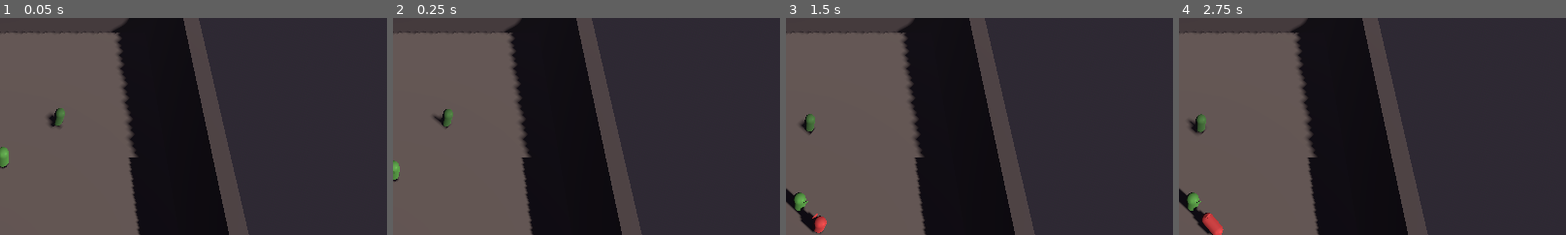
Above: before the commit, frames 1-4 (left to right).
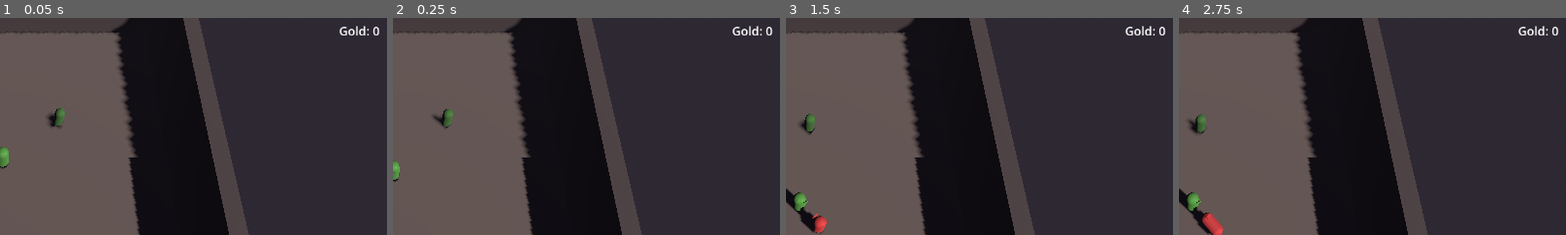
Above: after the commit, the same moments.

Repository: TAgents/orcs-lair
Game: Godot game, scene res://scenes/lair.tscn
Same seed, same stepped clock (60 frames per second), same inputs: the game is played once before the commit and once after it.
Inputs (mouse positions are % of the whole screen's width and height, from its top left):
- Up to frame 1 (0.05 s): no input
- Up to frame 2 (0.25 s): no input
- Up to frame 3 (1.5 s): move the mouse to (72, 45) at 0.52 s; hold D (move_right) 0.53-1.28 s; tap J (attack) at 0.6 s; move the mouse to (30, 55) at 1.27 s; hold S (move_back) from 1.28 s (still down); click (30, 55) at 1.35 s
- Up to frame 4 (2.75 s): move the mouse to (60, 28) at 2.02 s; release S (move_back) at 2.03 s; hold D (move_right) from 2.03 s (still down); hold 1 (build_select_1) from 2.03 s (still down)
The pictures show only the part of the screen within x 50-99%, y 1-51%; the shares and areas given below are measured in that part.

The runs differ from the first frame. In frame 1, 0.2% of the frame differs, in the area x 87-98%, y 3-9%; in frame 2, 0.2%; in frame 3, 0.2%; in frame 4, 0.2%.

Commit message:
feat(economy): treasury rooms generate gold
First room effect: a Treasury with an assigned worker (state=WORKING)
ticks +1 gold/sec into a new Economy autoload. HUD top-right shows the
running counter. Other room types (Sleeping, Training) stay placeholders
until their effects land — Treasury alone proves the build → assign →
payoff loop is wired up.

Implementation
- scripts/economy.gd                — Economy autoload: gold (int),
                                       gold_changed signal, fractional
                                       add_gold accumulator (so 1g/s at
                                       60Hz physics rounds cleanly), reset()
- project.godot                     — register Economy as autoload
- scripts/build/placed_room.gd      — _process tick: if TREASURY and
                                       worker is at WORKING state,
                                       Economy.add_gold(1.0 * delta)
- scenes/ui/hud.tscn + hud.gd       — top-right "Gold: N" label, listens
                                       to Economy.gold_changed
- scripts/test/scenario_runner.gd   — Economy.reset() on scenario start
                                       (so prior runs don't leak),
                                       gold_gte / gold_eq pass criteria,
                                       gold field in result JSON

Test
- scenarios/economy.json — places 1 Treasury, expects gold>=5 by t=10s.
  Worker takes ~2s to walk over, then ticks for ~8s = 8 gold (verified).
- .github/workflows/ci.yml + scenarios/README.md updated.

All 8 scenarios pass deterministically.

Co-Authored-By: Claude Opus 4.7 (1M context) <noreply@anthropic.com>

Diff:
--- a/project.godot
+++ b/project.godot
@@ -18,6 +18,7 @@
 [autoload]
 
 Game="*res://scripts/game.gd"
+Economy="*res://scripts/economy.gd"
 
 [input]
 
--- /dev/null
+++ b/scenarios/economy.json
@@ -0,0 +1,21 @@
+{
+	"name": "economy",
+	"description": "Phase 2 economy: place a Treasury (room_type=2), worker auto-assigns and walks to it (~2-3s), Treasury then ticks +1 gold/sec per assigned worker. Pass = at least 5 gold accumulated by t=10s. Tolerates worker travel time and per-frame fractional accumulation.",
+	"seed": 271,
+	"max_duration_s": 10,
+	"champion": {
+		"max_hp": 100,
+		"damage": 14,
+		"move_speed": 5.0
+	},
+	"raiders": [],
+	"inputs": [
+		{"t": 0.5, "call": "BuildController.place_at_xy", "args": [-2, -3, 2], "note": "place Treasury, worker should walk over"}
+	],
+	"pass_criteria": {
+		"champion_alive": true,
+		"rooms_placed_eq": 1,
+		"workers_at_rooms_eq": 1,
+		"gold_gte": 5
+	}
+}
--- a/scenes/ui/hud.tscn
+++ b/scenes/ui/hud.tscn
@@ -34,6 +34,17 @@
 horizontal_alignment = 1
 vertical_alignment = 1
 
+[node name="GoldLabel" type="Label" parent="Root"]
+anchor_left = 1.0
+anchor_right = 1.0
+offset_left = -200.0
+offset_top = 12.0
+offset_right = -16.0
+offset_bottom = 40.0
+text = "Gold: 0"
+horizontal_alignment = 2
+theme_override_font_sizes/font_size = 18
+
 [node name="BuildLabel" type="Label" parent="Root"]
 visible = false
 offset_left = 16.0
--- a/scripts/build/placed_room.gd
+++ b/scripts/build/placed_room.gd
@@ -4,6 +4,14 @@
 # A placed room in the world. Tracks the room type, footprint, and a single
 # assigned worker (capacity 1 for now). Workers self-assign on placement;
 # UI-driven reassignment is a future PR.
+#
+# Per-tick effects (Phase 2 economy slice):
+#   TREASURY  : +TREASURY_GOLD_PER_SEC per assigned worker, accumulated to
+#               Economy.gold via fractional add (so 1g/s shows up cleanly
+#               even at 60Hz physics ticks).
+# Other room types are placeholders until Phase 4 progression lands.
+
+const TREASURY_GOLD_PER_SEC: float = 1.0
 
 @export var room_type: int = 0
 @export var footprint: Vector2i = Vector2i(2, 2)
@@ -30,3 +38,15 @@
 
 func has_assigned_worker() -> bool:
 	return get_assigned_worker() != null
+
+# --- Per-frame effects -------------------------------------------------------
+
+func _process(delta: float) -> void:
+	if not has_assigned_worker():
+		return
+	# Worker must actually be at the room (state == WORKING == 2), not en route.
+	var w: Node = get_assigned_worker()
+	if "_state" in w and w._state != 2:
+		return
+	if room_type == Room.Type.TREASURY:
+		Economy.add_gold(TREASURY_GOLD_PER_SEC * delta)
--- /dev/null
+++ b/scripts/economy.gd
@@ -0,0 +1,34 @@
+extends Node
+
+# Lair-wide economy. Gold accumulates from Treasury rooms with assigned
+# workers. Future resources (food, recruits) live here too.
+
+signal gold_changed(new_amount: int)
+
+var gold: int = 0:
+	set(value):
+		if value == gold:
+			return
+		gold = value
+		gold_changed.emit(gold)
+
+# Internal accumulator so we can add fractional gold per frame and only
+# emit the changed signal when the integer value rolls over.
+var _gold_accum: float = 0.0
+
+func add_gold(amount: float) -> void:
+	if amount == 0.0:
+		return
+	_gold_accum += amount
+	if _gold_accum >= 1.0:
+		var whole := int(_gold_accum)
+		_gold_accum -= float(whole)
+		gold = gold + whole
+	elif _gold_accum <= -1.0:
+		var whole := int(_gold_accum)
+		_gold_accum -= float(whole)
+		gold = gold + whole
+
+func reset() -> void:
+	gold = 0
+	_gold_accum = 0.0
--- a/scripts/test/scenario_runner.gd
+++ b/scripts/test/scenario_runner.gd
@@ -31,6 +31,7 @@
 	max_duration_s = float(scenario.get("max_duration_s", 60.0))
 
 	_apply_seed()
+	Economy.reset()
 	_apply_champion_overrides()
 	_replace_raiders()
 	_attach_bot()
@@ -183,6 +184,16 @@
 		if got != want:
 			ok = false
 			reasons.append("workers_at_rooms_eq want=%d got=%d" % [want, got])
+	if crit.has("gold_gte"):
+		var want: int = int(crit["gold_gte"])
+		if Economy.gold < want:
+			ok = false
+			reasons.append("gold_gte want>=%d got=%d" % [want, Economy.gold])
+	if crit.has("gold_eq"):
+		var want: int = int(crit["gold_eq"])
+		if Economy.gold != want:
+			ok = false
+			reasons.append("gold_eq want=%d got=%d" % [want, Economy.gold])
 	return {"pass": ok, "reasons": reasons}
 
 func _query_rooms_placed() -> int:
@@ -233,6 +244,7 @@
 		"rooms_placed": _query_rooms_placed(),
 		"workers_assigned": _query_workers_assigned(),
 		"workers_at_rooms": _query_workers_at_rooms(),
+		"gold": Economy.gold,
 	}
 
 func _write_results(results: Dictionary) -> void:
--- a/scripts/ui/hud.gd
+++ b/scripts/ui/hud.gd
@@ -5,6 +5,7 @@
 @onready var hp_label: Label = $Root/HPBar/HPLabel
 @onready var banner: Label = $Root/Banner
 @onready var build_label: Label = $Root/BuildLabel
+@onready var gold_label: Label = $Root/GoldLabel
 
 var _champion: Champion = null
 var _build_controller: BuildController = null
@@ -12,9 +13,11 @@
 func _ready() -> void:
 	Game.mode_changed.connect(_on_mode_changed)
 	Game.game_over.connect(_on_game_over)
+	Economy.gold_changed.connect(_on_gold_changed)
 	banner.visible = false
 	build_label.visible = false
 	_refresh_mode()
+	_refresh_gold()
 	_find_champion()
 	_find_build_controller()
 
@@ -68,3 +71,9 @@
 func _on_game_over(victory: bool) -> void:
 	banner.visible = true
 	banner.text = "LAIR DEFENDED" if victory else "LAIR FALLEN"
+
+func _on_gold_changed(_amount: int) -> void:
+	_refresh_gold()
+
+func _refresh_gold() -> void:
+	gold_label.text = "Gold: %d" % Economy.gold
Not shown, added: scripts/economy.gd.uid
Not shown, changed: .github/workflows/ci.yml
Not shown, changed: scenarios/README.md
